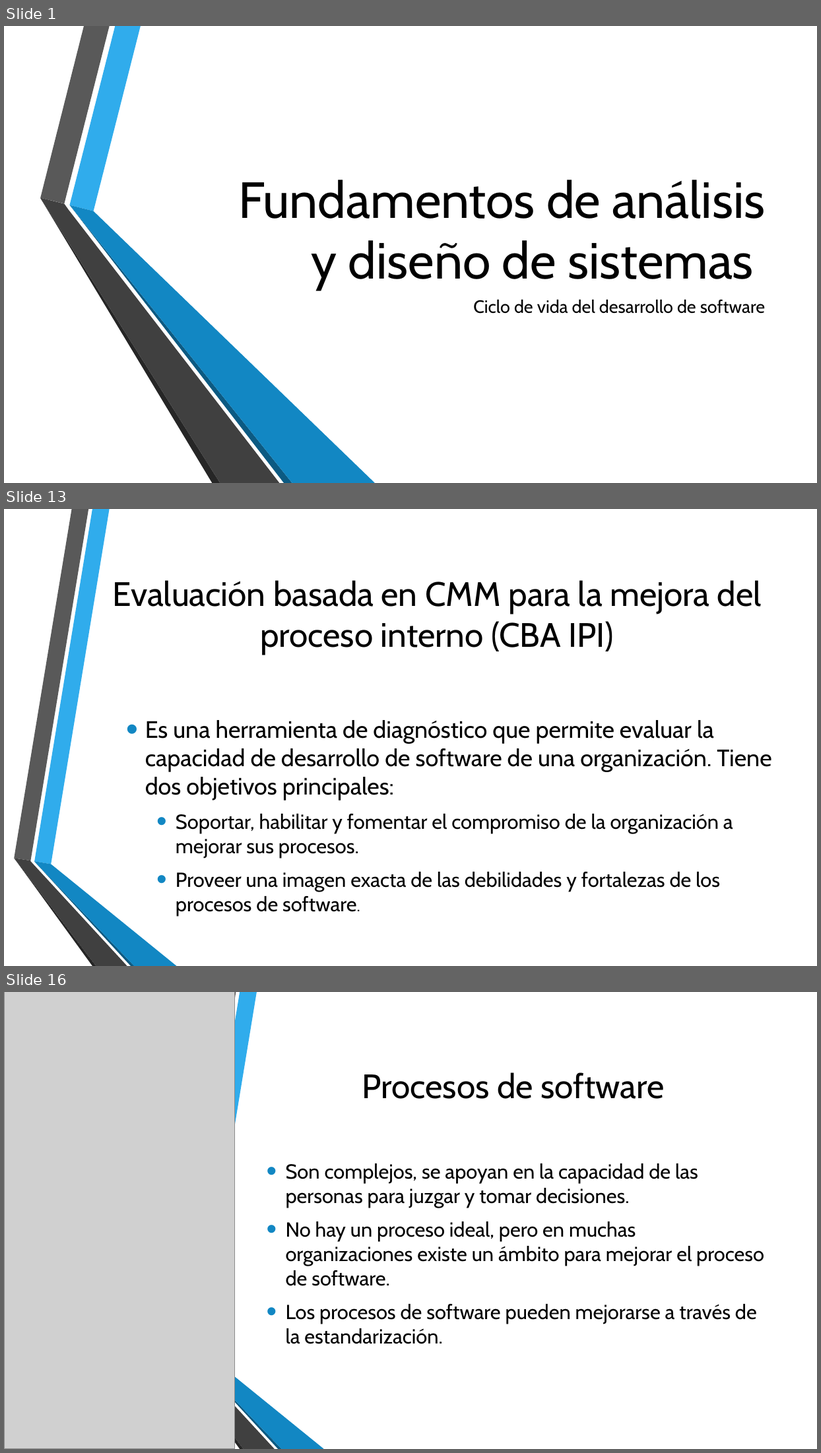
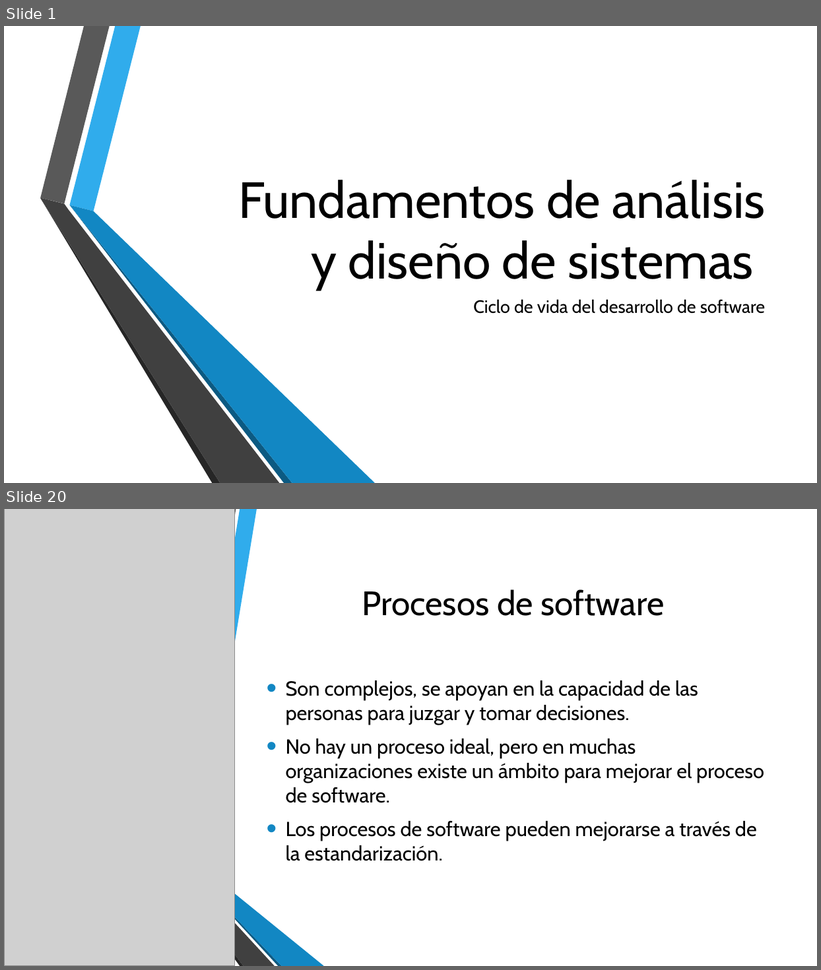
Before and after one commit to AryShared/SystemAnalysis, a slide deck: 1-2 Ciclo de vida del desarrollo de software.pptx. Shown one above the other, each under a label of ours: slides 1, 13 and 16 before the commit, slides 1 and 20 after it; the slides between them are not shown. The pictures are 821x1453 and 821x970 pixels, drawn with LibreOffice and Linux fonts; fonts in the diff are those of the drawing; grey boxes stand for pictures; background and template pictures are left out. Boxes give left, top, right and bottom in pixels: in the first picture for what was removed or moved away, otherwise in the second. Text is boxed around its words. In the diff, an @@ line names an element or a change of style, - is before the commit and + after.

Commit message:
Actualización presentación 1-2
Reestructuración de los temas y se agregaron notas, se elimina la sección sobre evaluación de procesos.

```diff
--- a/1-2 Ciclo de vida del desarrollo de software.pptx
+++ b/1-2 Ciclo de vida del desarrollo de software.pptx
@@ slide 13 removed at [4, 509, 817, 966], background picture (left out); not listed: 6 template elements that a slide beside it also shows @@
@@ title removed at [113, 580, 762, 654] @@
-Evaluación basada en CMM para la mejora del proceso interno (CBA IPI)
@@ text removed at [145, 720, 772, 916] @@
-• Es una herramienta de diagnóstico que permite evaluar la capacidad de desarrollo de software de una organización. Tiene dos objetivos principales:
-  • Soportar, habilitar y fomentar el compromiso de la organización a mejorar sus procesos.
-  • Proveer una imagen exacta de las debilidades y fortalezas de los procesos de software.
@@ what was slide 16 is now slide 20 @@
```
Also in this commit, not shown: 7 slides changed, 3 slides added, 8 other slides removed, 1 other file.
